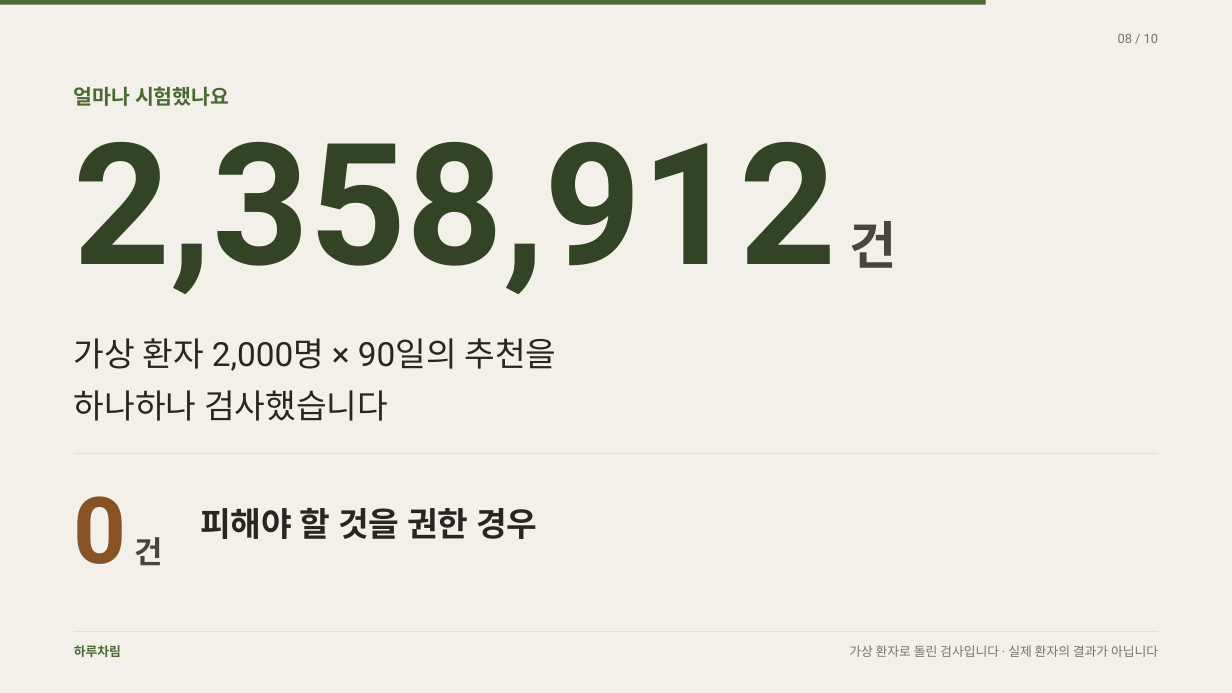
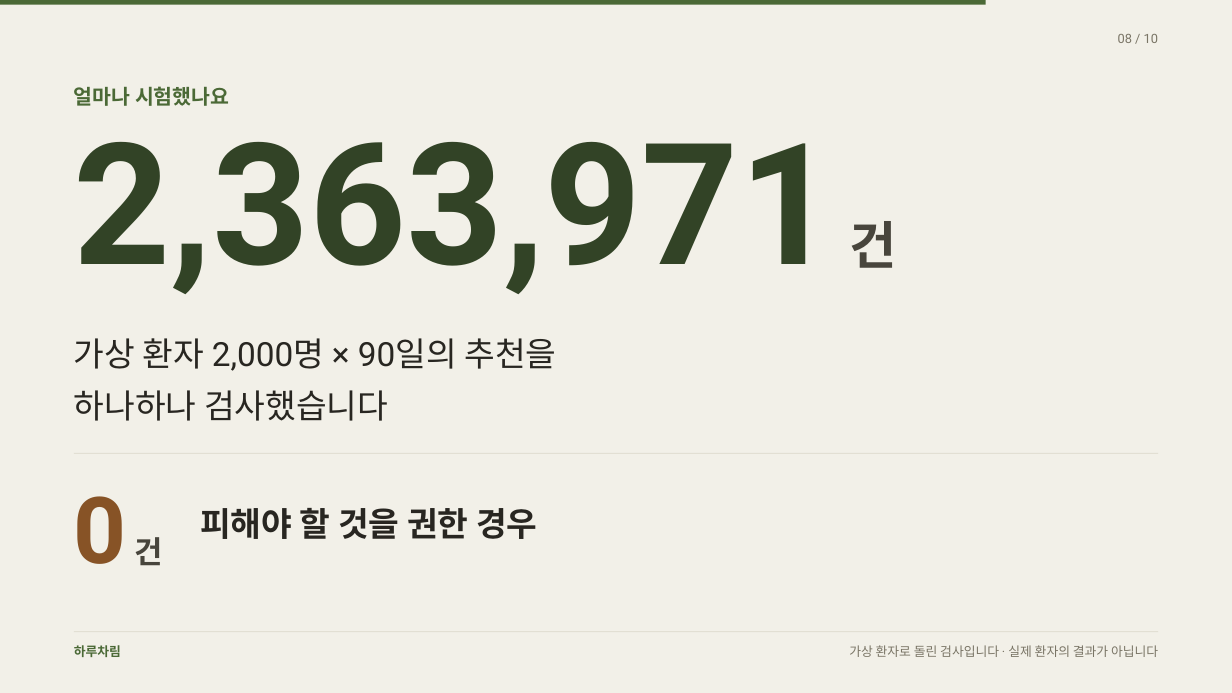
Before and after one commit to rohkwangwon-lang/harucharim-app, a slide deck: slide 8 of docs/홍보/하루차림-환자-발표.pptx. Drawn at 1232x693 pixels with LibreOffice and Linux fonts; fonts in the diff are those of the drawing. Boxes give left, top, right and bottom in pixels: in the first picture for what was removed or moved away, otherwise in the second. Text is boxed around its words. In the diff, an @@ line names an element or a change of style, - is before the commit and + after.

```diff
--- a/docs/홍보/하루차림-환자-발표.pptx
+++ b/docs/홍보/하루차림-환자-발표.pptx
@@ text at (74,142,897,294): text changed @@
-2,358,912 건
+2,363,971 건
```
Also in this commit, not shown: 5 other files.
